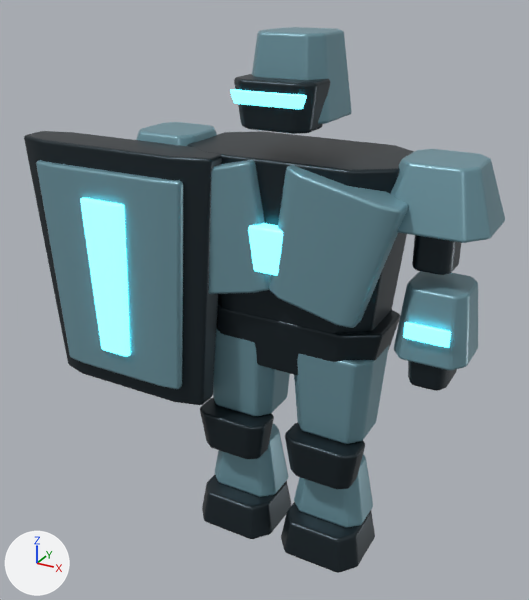
Before and after pictures for a commit that changed the Blender file assets_src/EnemyBulwark.blend.
Camera for both pictures: a camera (50 mm lens) standing at (1.08, -2.2, 2.05) and looking at (-0.14, 0.01, 0.95). The lights are fixed; the arrows at lower left show +X, +Y and +Z. The first picture is the older version.

The scene before the commit, as lines of its bpy script (objects in view):
```python
me_bootshellr = bpy.data.meshes.new('BootShellR')
me_bootshellr.from_pydata(...)  # 16 vertices, 10 faces; spans x -0.167..0.167, y -0.162..0.162, z -0.071..0.071
me_bootshellr.materials.append(mat_bulwarkdark)  # dark blue #2e393f
me_faceframe = bpy.data.meshes.new('FaceFrame')
me_faceframe.from_pydata(...)  # 16 vertices, 10 faces; spans x -0.142..0.142, y -0.095..0.095, z -0.076..0.076
me_faceframe.materials.append(mat_bulwarkdark)  # dark blue #2e393f
me_shinplatel = bpy.data.meshes.new('ShinPlateL')
me_shinplatel.from_pydata(...)  # 16 vertices, 10 faces; spans x -0.148..0.148, y -0.106..0.106, z -0.121..0.121
me_shinplatel.materials.append(mat_bulwarkbody)  # cyan #739ba8
ob_bootshellr = bpy.data.objects.new('BootShellR', me_bootshellr)
ob_bootshellr.parent = ob_bootr
ob_bootshellr.location = (0.0, -0.0556, -0.0414)
_m = ob_bootshellr.modifiers.new('Machined edges', 'BEVEL')
_m.width = 0.0121
_m.width_pct = 0.0121
_m.segments = 2
_m.harden_normals = True
_m = ob_bootshellr.modifiers.new('Panel normals', 'WEIGHTED_NORMAL')
ob_faceframe = bpy.data.objects.new('FaceFrame', me_faceframe)
ob_faceframe.parent = ob_head
ob_faceframe.location = (0.0, -0.106, 0.122)
_m = ob_faceframe.modifiers.new('Machined edges', 'BEVEL')
_m.width = 0.0121
_m.width_pct = 0.0121
_m.segments = 2
_m.harden_normals = True
_m = ob_faceframe.modifiers.new('Panel normals', 'WEIGHTED_NORMAL')
ob_shinplatel = bpy.data.objects.new('ShinPlateL', me_shinplatel)
ob_shinplatel.parent = ob_kneel
ob_shinplatel.location = (0.0, 0.0, -0.217)
_m = ob_shinplatel.modifiers.new('Machined edges', 'BEVEL')
_m.width = 0.0121
_m.width_pct = 0.0121
_m.segments = 2
_m.harden_normals = True
_m = ob_shinplatel.modifiers.new('Panel normals', 'WEIGHTED_NORMAL')
# also in view: 'GauntletR' at (0.53, -0.03, 1.04); 'UpperLinkR' at (0.49, 0.0, 1.32); 'ShieldTrim' at (-0.59, -0.29, 1.06); 'ThighPlateL' at (-0.19, -0.02, 0.7); 'VisorGlow' at (0.0, -0.22, 1.72)
```
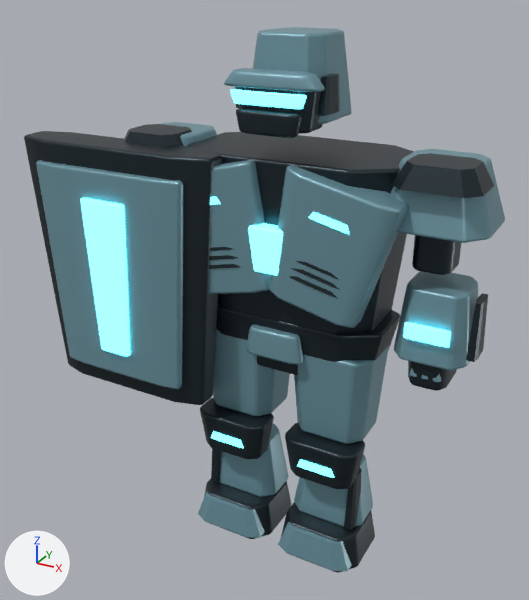
Edits to the bpy script that builds the scene:
```text
Add ob_kneerdetail_001:
    ob_kneerdetail_001 = bpy.data.objects.new('KneeRDetail.001', me_kneerdetail_001)  # 16 vertices, 10 faces; spans x -0.0739..0.0739, y -0.1895..-0.1743, z -0.0571..-0.0237; in mat_bulwarkglow (cyan #61edff, glowing cyan #61edff)
    ob_kneerdetail_001.parent = ob_kneer
    ob_kneerdetail_001.location = (0.0, 0.0, 0.0)
Add ob_kneerdetail:
    ob_kneerdetail = bpy.data.objects.new('KneeRDetail', me_kneerdetail)  # 16 vertices, 10 faces; spans x 0.089..0.129, y -0.12..-0.014, z -0.323..-0.101; in mat_bulwarkdark (dark blue #2e393f)
    ob_kneerdetail.parent = ob_kneer
    ob_kneerdetail.location = (0.0, 0.0, 0.0)
Add ob_bootrdetail:
    ob_bootrdetail = bpy.data.objects.new('BootRDetail', me_bootrdetail)  # 16 vertices, 10 faces; spans x -0.148..0.148, y -0.228..-0.117, z -0.09..0.021; in mat_bulwarkbody (cyan #739ba8)
    ob_bootrdetail.parent = ob_bootr
    ob_bootrdetail.location = (0.0, 0.0, 0.0)
Add ob_elbowrdetail_001:
    ob_elbowrdetail_001 = bpy.data.objects.new('ElbowRDetail.001', me_elbowrdetail_001)  # 48 vertices, 30 faces; spans x -0.052..0.052, y -0.1324..-0.0798, z -0.3152..-0.2596; in mat_bulwarkbody (cyan #739ba8)
    ob_elbowrdetail_001.parent = ob_elbowr
    ob_elbowrdetail_001.location = (0.0, 0.0, 0.0)
Add ob_elbowrdetail:
    ob_elbowrdetail = bpy.data.objects.new('ElbowRDetail', me_elbowrdetail)  # 16 vertices, 10 faces; spans x 0.112..0.148, y -0.1..0.023, z -0.232..-0.041; in mat_bulwarkdark (dark blue #2e393f)
    ob_elbowrdetail.parent = ob_elbowr
    ob_elbowrdetail.location = (0.0, 0.0, 0.0)
Add ob_armrdetail:
    ob_armrdetail = bpy.data.objects.new('ArmRDetail', me_armrdetail)  # 16 vertices, 10 faces; spans x -0.118..0.154, y -0.193..0.035, z 0.047..0.118; in mat_bulwarkdark (dark blue #2e393f)
    ob_armrdetail.parent = ob_armr
    ob_armrdetail.location = (0.0, 0.0, 0.0)
Add ob_chestplaterdetail_001:
    ob_chestplaterdetail_001 = bpy.data.objects.new('ChestPlateRDetail.001', me_chestplaterdetail_001)  # 16 vertices, 10 faces; spans x -0.07..0.07, y -0.0717..-0.0616, z 0.0985..0.1238; in mat_bulwarkglow (cyan #61edff, glowing cyan #61edff)
    ob_chestplaterdetail_001.parent = ob_chestplater
    ob_chestplaterdetail_001.location = (0.0, 0.0, 0.0)
Add ob_chestplaterdetail:
    ob_chestplaterdetail = bpy.data.objects.new('ChestPlateRDetail', me_chestplaterdetail)  # 64 vertices, 40 faces; spans x -0.117..0.117, y -0.065..-0.053, z -0.12..0.154; in mat_bulwarkdark (dark blue #2e393f)
    ob_chestplaterdetail.parent = ob_chestplater
    ob_chestplaterdetail.location = (0.0, 0.0, 0.0)
Add ob_kneeldetail_001:
    ob_kneeldetail_001 = bpy.data.objects.new('KneeLDetail.001', me_kneerdetail_001.copy())
    ob_kneeldetail_001.parent = ob_kneel
    ob_kneeldetail_001.location = (0.0, 0.0, 0.0)
Add ob_kneeldetail:
    ob_kneeldetail = bpy.data.objects.new('KneeLDetail', me_kneeldetail)  # 16 vertices, 10 faces; spans x -0.129..-0.089, y -0.12..-0.014, z -0.323..-0.101; in mat_bulwarkdark (dark blue #2e393f)
    ob_kneeldetail.parent = ob_kneel
    ob_kneeldetail.location = (0.0, 0.0, 0.0)
Add ob_bootldetail:
    ob_bootldetail = bpy.data.objects.new('BootLDetail', me_bootrdetail.copy())
    ob_bootldetail.parent = ob_bootl
    ob_bootldetail.location = (0.0, 0.0, 0.0)
Add ob_armldetail:
    ob_armldetail = bpy.data.objects.new('ArmLDetail', me_armldetail)  # 16 vertices, 10 faces; spans x -0.154..0.118, y -0.193..0.035, z 0.047..0.118; in mat_bulwarkdark (dark blue #2e393f)
    ob_armldetail.parent = ob_arml
    ob_armldetail.location = (0.0, 0.0, 0.0)
Add ob_chestplateldetail_001:
    ob_chestplateldetail_001 = bpy.data.objects.new('ChestPlateLDetail.001', me_chestplaterdetail_001.copy())
    ob_chestplateldetail_001.parent = ob_chestplatel
    ob_chestplateldetail_001.location = (0.0, 0.0, 0.0)
Add ob_chestplateldetail:
    ob_chestplateldetail = bpy.data.objects.new('ChestPlateLDetail', me_chestplaterdetail.copy())
    ob_chestplateldetail.parent = ob_chestplatel
    ob_chestplateldetail.location = (0.0, 0.0, 0.0)
Add ob_headdetail:
    ob_headdetail = bpy.data.objects.new('HeadDetail', me_headdetail)  # 32 vertices, 20 faces; spans x -0.159..0.159, y -0.125..-0.009, z 0.098..0.209; in mat_bulwarkdark (dark blue #2e393f)
    ob_headdetail.parent = ob_head
    ob_headdetail.location = (0.0, 0.0, 0.0)
Add ob_beltbuckle:
    ob_beltbuckle = bpy.data.objects.new('BeltBuckle', me_beltbuckle)  # 16 vertices, 10 faces; spans x -0.113..0.113, y -0.03..0.03, z -0.053..0.053; in mat_bulwarkbody (cyan #739ba8); modifiers BEVEL, WEIGHTED_NORMAL
    ob_beltbuckle.parent = ob_torso
    ob_beltbuckle.location = (0.0, -0.169, -0.0182)
Add ob_breather:
    ob_breather = bpy.data.objects.new('Breather', me_breather)  # 16 vertices, 10 faces; spans x -0.112..0.112, y -0.03..0.03, z -0.036..0.036; in mat_bulwarkdark (dark blue #2e393f); modifiers BEVEL, WEIGHTED_NORMAL
    ob_breather.parent = ob_head
    ob_breather.location = (0.0, -0.191, 0.0748)
Add ob_helmetbrow:
    ob_helmetbrow = bpy.data.objects.new('HelmetBrow', me_helmetbrow)  # 16 vertices, 10 faces; spans x -0.167..0.167, y -0.051..0.051, z -0.024..0.024; in mat_bulwarkbody (cyan #739ba8); modifiers BEVEL, WEIGHTED_NORMAL
    ob_helmetbrow.parent = ob_head
    ob_helmetbrow.location = (0.0, -0.162, 0.199)
```

Location of each change, [x1, y1, x2, y2] in pixels of the pictures (529 x 600 px):
'ArmRDetail', added: after [392, 153, 494, 198]
'BootRDetail', added (cyan): after [278, 522, 352, 571]
'HelmetBrow', added (cyan): after [224, 68, 325, 92]
'BootLDetail', added (cyan): after [198, 492, 265, 538]
'BeltBuckle', added (cyan): after [246, 324, 304, 365]
'Breather', added (dark blue): after [236, 108, 302, 138]
'ArmLDetail', added: after [124, 124, 192, 146]
'ElbowRDetail', added: after [466, 293, 488, 362]
'HeadDetail', added (dark blue): after [236, 74, 340, 116]
'KneeRDetail', added (dark blue): after [344, 468, 361, 530]
'ChestPlateRDetail', added: after [290, 261, 340, 299]
'ChestPlateRDetail.001', added: after [308, 212, 349, 234]
'KneeRDetail.001', added: after [297, 459, 334, 478]
'KneeLDetail', added: after [211, 448, 222, 483]
'ChestPlateLDetail', added: after [209, 247, 240, 269]
'KneeLDetail.001', added: after [211, 431, 244, 448]
'ElbowRDetail.001', added (mostly hidden): after [410, 368, 441, 382]
'ChestPlateLDetail.001', added: after [210, 197, 221, 205]
'FaceFrame', unchanged, covered by the edit: before [234, 74, 331, 134]; after [235, 79, 323, 134]
